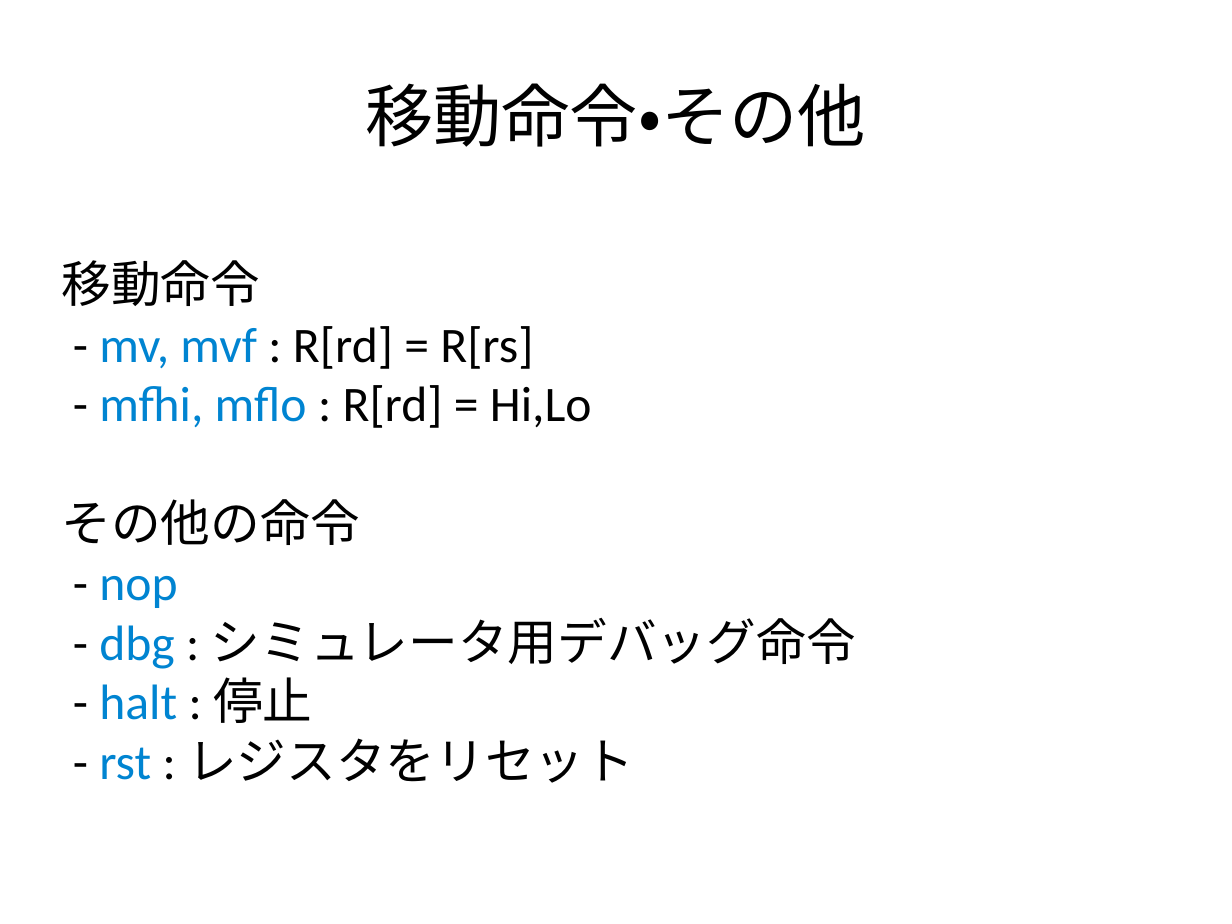
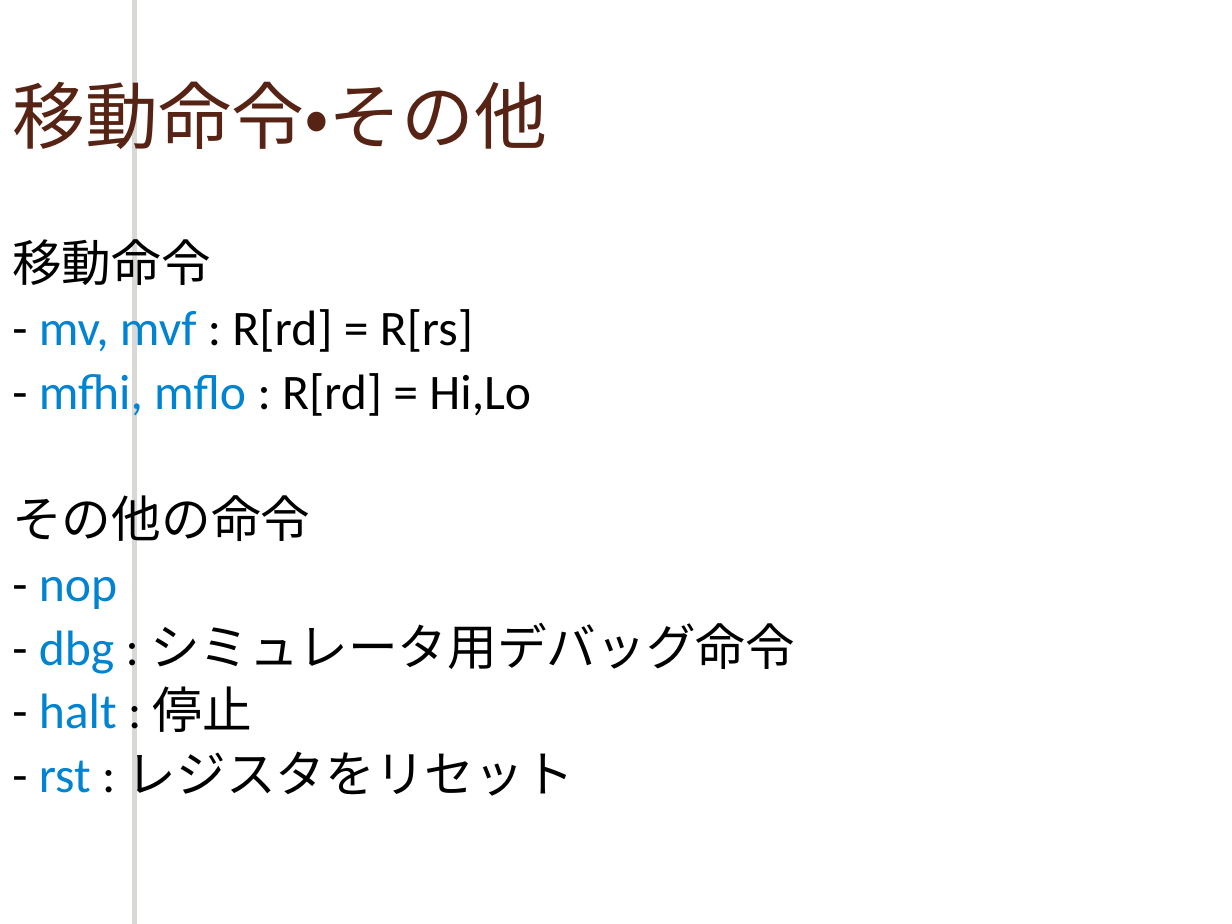
Before and after one commit to cpumul4/cpuex, a slide deck: slide 9 of 10_09.odp (slide 8 before the commit). Drawn at 1232x924 pixels with LibreOffice and Linux fonts; fonts in the diff are those of the drawing; background and template pictures are left out. Boxes give left, top, right and bottom in pixels: in the first picture for what was removed or moved away, otherwise in the second. Text is boxed around its words. In the diff, an @@ line names an element or a change of style, - is before the commit and + after.

```diff
--- a/10_09.odp
+++ b/10_09.odp
@@ freeform shape added at (136, 0, 146, 924), fill #FFFFFF @@
@@ title "移動命令・その他": place and size @@
-title "移動命令・その他" at (365, 83, 866, 147)
+title "移動命令・その他" at (12, 69, 547, 162)
@@ title "移動命令・その他" at (12, 69, 547, 162): size 44 to 47 pt, text colour #000000 to #572314; alignment centre to left @@
@@ subtitle "移動命令": place and size @@
-subtitle "移動命令" at (62, 260, 856, 783)
+subtitle "移動命令" at (12, 231, 795, 805)
@@ subtitle "移動命令" at (12, 231, 795, 805): line spacing 1 to 0.9; more space between paragraphs @@
```
Also in this commit, not shown: 6 other slides changed, 8 slides added, 2 slides removed.
